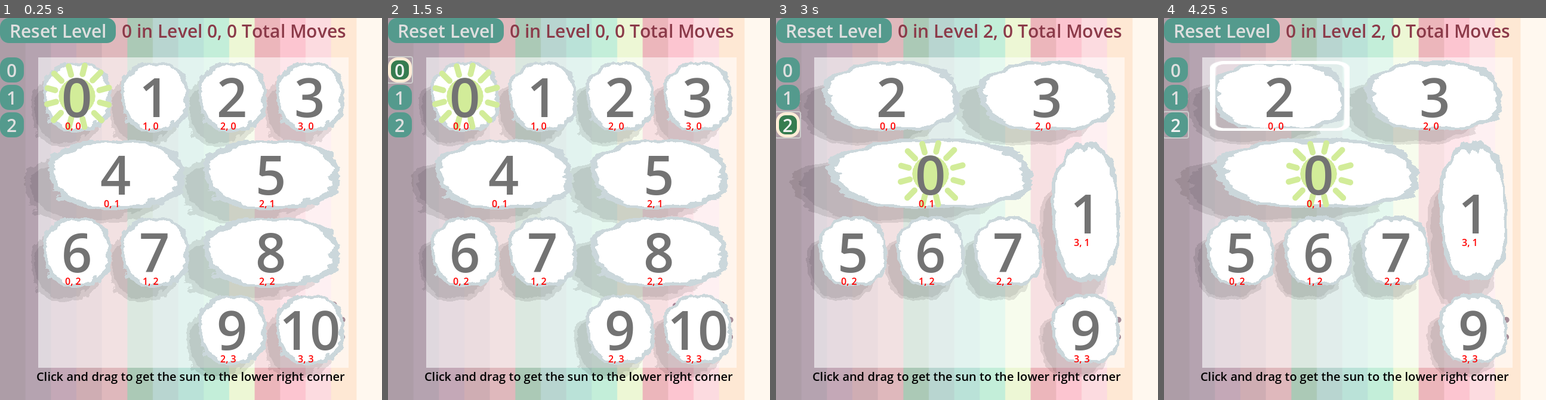
Above: before the commit, frames 1-4 (left to right).
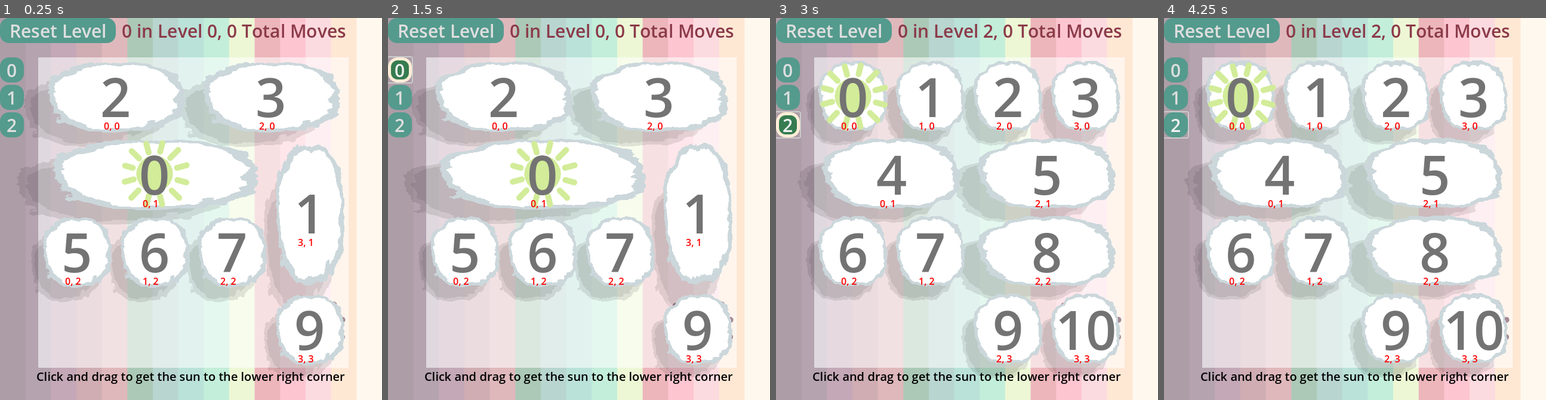
Above: after the commit, the same moments.

Repository: firelighted/comfyjam2026_slidingsun
Game: Godot game, scene res://scenes_scripts/main_2d.tscn
The game is run twice, just before and just after one commit, with the same random seed, the same clock (stepped at 60 frames per second) and the same inputs. The engine's default icon, where the game draws it, is replaced by a stand-in: a white triangle on a blue panel in a dark square.
Inputs (mouse positions are in pixels of both pictures, inside the frame that each line leads up to):
- Up to frame 1 (0.25 s): no input
- Up to frame 2 (1.5 s): click "Reset Level" at 0.5 s; click "0" at 1.25 s
- Up to frame 3 (3 s): click "1" at 2 s; click "2" at 2.75 s
- Up to frame 4 (4.25 s): drag from (1278, 94) to (1435, 94) at 3.52 s

The runs differ from the first frame. In frame 1, 23% of the frame differs, in the area x 7-91%, y 11-94%; in frame 2, 23%; in frame 3, 23%; in frame 4, 23%.

Commit message:
fix export by removing dependency on levelResource

Diff:
--- a/block_manager.gd
+++ b/block_manager.gd
@@ -6,7 +6,26 @@
 @export var game_moves_counter_label_path: NodePath = "../UI_foreground/Won_Game_UI/Moves_This_Game_Label"
 @export var levels_folder_path : String = "res://levels/"
 @export var blocks : Array[Node]
-@export var levels : Array[LevelResource]
+@export var levels : Array[Array] = [
+	[
+		2,2,3,3,
+		0,0,0,1,
+		5,6,7,1,
+		-1,-1,-1,9
+	],
+	[
+		0,1,2,3,
+		5,5,4,4,
+		-1,-1,9,10,
+		-1,-1,9,10,
+	],
+	[
+		0,1,2,3,
+		4,4,5,5,
+		6,7,8,8,
+		-1,-1,9,10
+	]
+]
 var level_move_counts : Array[int] = []
 var current_level = 0
 var block_prefab: PackedScene = preload("res://scenes_scripts/block.tscn")
@@ -20,9 +39,9 @@
 const SUN_TILE_IDX = 0
 const WIN_ARRAY_IDX = 15 # lower right corner of 4x4 array
 var array = [0,1,2,2,4,Constants.EMPTY,Constants.EMPTY,3,6,6,7]
-var x_size: int
-var y_size: int
-var cells: int
+var x_size: int = 4
+var y_size: int = 4
+var cells: int = 16
 var moves_this_level: int = 0
 
 var is_dragging = false
@@ -48,13 +67,14 @@
 		button.sibling_button_pressed.connect(receive_level_button_pressed)
 		level_button_parent.add_child(button)
 		level_move_counts.append(0)
+		print("loaded level " + str(i))
 	# start level 0
-	load_level(0)
 	won_level_ui.visible = false
 	won_game_ui.visible = false
 	moves_this_level = 0
 	$"../UI_foreground/HBoxContainer/ResetLevelButton".pressed.connect(_on_reset_level_button_pressed)
 	$"../UI_foreground/Won_Level_UI/Button".pressed.connect(_on_next_level_button_pressed)
+	load_level(0)
 
 func _notification(what):
 	if what == NOTIFICATION_WM_MOUSE_EXIT:
@@ -114,12 +134,17 @@
 		level_move_counts[current_level] = moves_this_level
 	if level_idx < len(levels):
 		current_level = level_idx
-		array = levels[level_idx].initial_array()
-		x_size = levels[level_idx].x_size
-		y_size = levels[level_idx].y_size
+		array = levels[level_idx].duplicate(true)
+		x_size = 4
+		y_size = 4
 		cells = x_size * y_size
 	else:
-		print("Using default level, no valid current_level in levels array")
+		push_warning("Using default level, no valid current_level in levels array")
+		push_warning("level_idx=" + str(level_idx))
+		var level_text = "levels=\n"
+		for l in levels:
+			level_text += str(l) + "      \n"
+		push_warning(levels)
 	init_array()
 	spawn_blocks()
 	won_level_ui.visible = false
@@ -210,7 +235,7 @@
 		for i in range(len(array), cells):
 			array.append(Constants.EMPTY)
 	elif len(array) > cells:
-		push_warning("array longer than x_size * y_size")
+		push_warning("array "+ str(len(array)) + " longer than x_size * y_size (=" + str(x_size) + " * " + str(y_size) + "), " + str(array))
 
 func print_array():
 	print(array)
@@ -231,8 +256,13 @@
 func increment_move_counters(increment=1):
 	moves_this_level += increment
 	var moves_this_game = 0
-	for i in level_move_counts:
-		moves_this_game += i
+	var idx = 0
+	# Tally up moves in other levels
+	for level_moves in level_move_counts:
+		if idx != current_level: # only other levels
+			moves_this_game += level_moves
+		idx += 1
+	# Add moves so far this level
 	moves_this_game += moves_this_level
 	$"../UI_foreground/HBoxContainer/MoveCounterLabel".text = str(moves_this_level) + " in Level " + str(current_level) + ", " + str(moves_this_game) + " Total Moves"
 
@@ -344,3 +374,7 @@
 func _on_reset_level_button_pressed() -> void:
 	moves_this_level = 0
 	load_level(current_level)
+
+
+func _on_initial_load_timer_timeout() -> void:
+	pass #_ready()#load_level(0)
--- a/scenes_scripts/main_2d.tscn
+++ b/scenes_scripts/main_2d.tscn
@@ -81,6 +81,11 @@
 [node name="CollisionShape2D" type="CollisionShape2D" parent="Main2D/wall_right"]
 shape = SubResource("RectangleShape2D_lnwij")
 
+[node name="InitialLoadTimer" type="Timer" parent="Main2D"]
+wait_time = 0.2
+one_shot = true
+autostart = true
+
 [node name="DEBUG_mouseclick" type="Sprite2D" parent="."]
 visible = false
 self_modulate = Color(1, 0, 0, 1)
@@ -96,5 +101,7 @@
 
 [node name="UI_foreground" parent="." instance=ExtResource("8_fc2fl")]
 
+[connection signal="timeout" from="Main2D/InitialLoadTimer" to="Main2D" method="_on_initial_load_timer_timeout"]
+
 [editable path="UI_bkgd"]
 [editable path="UI_foreground"]
Not shown, changed: export_presets.cfg
